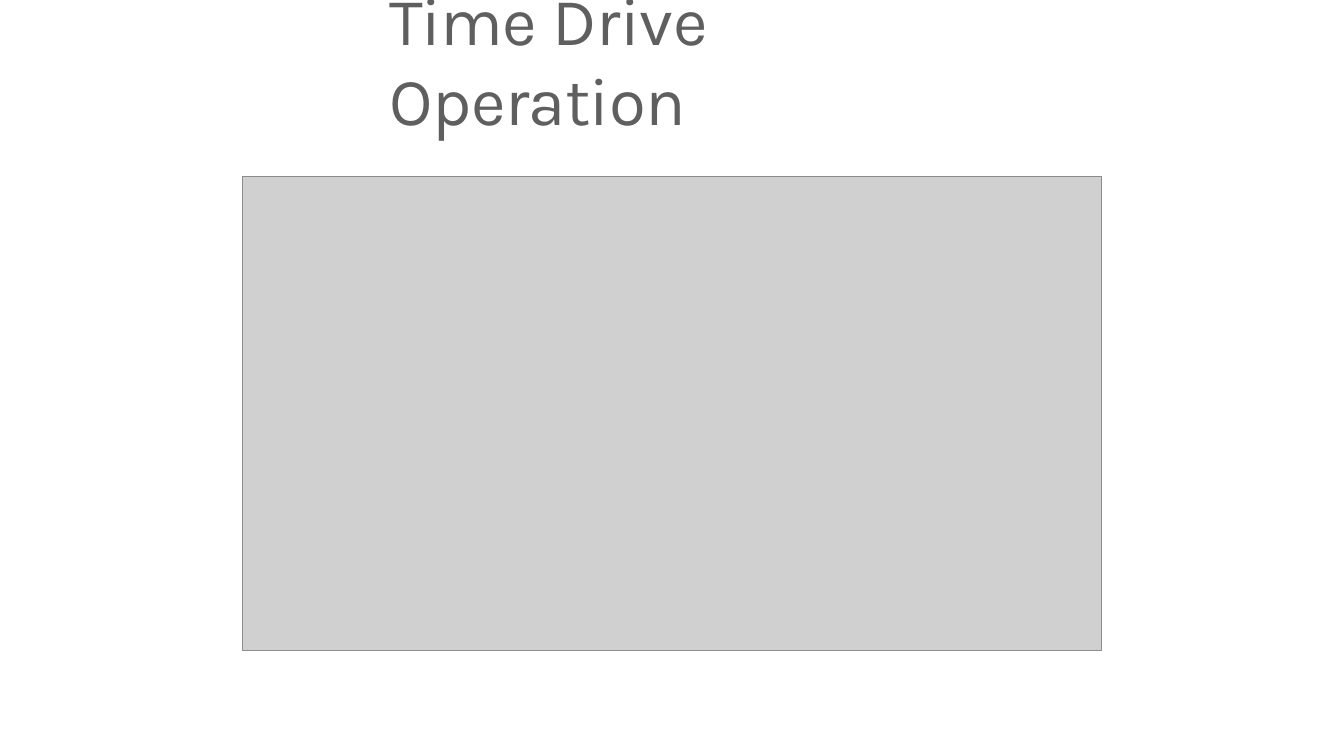
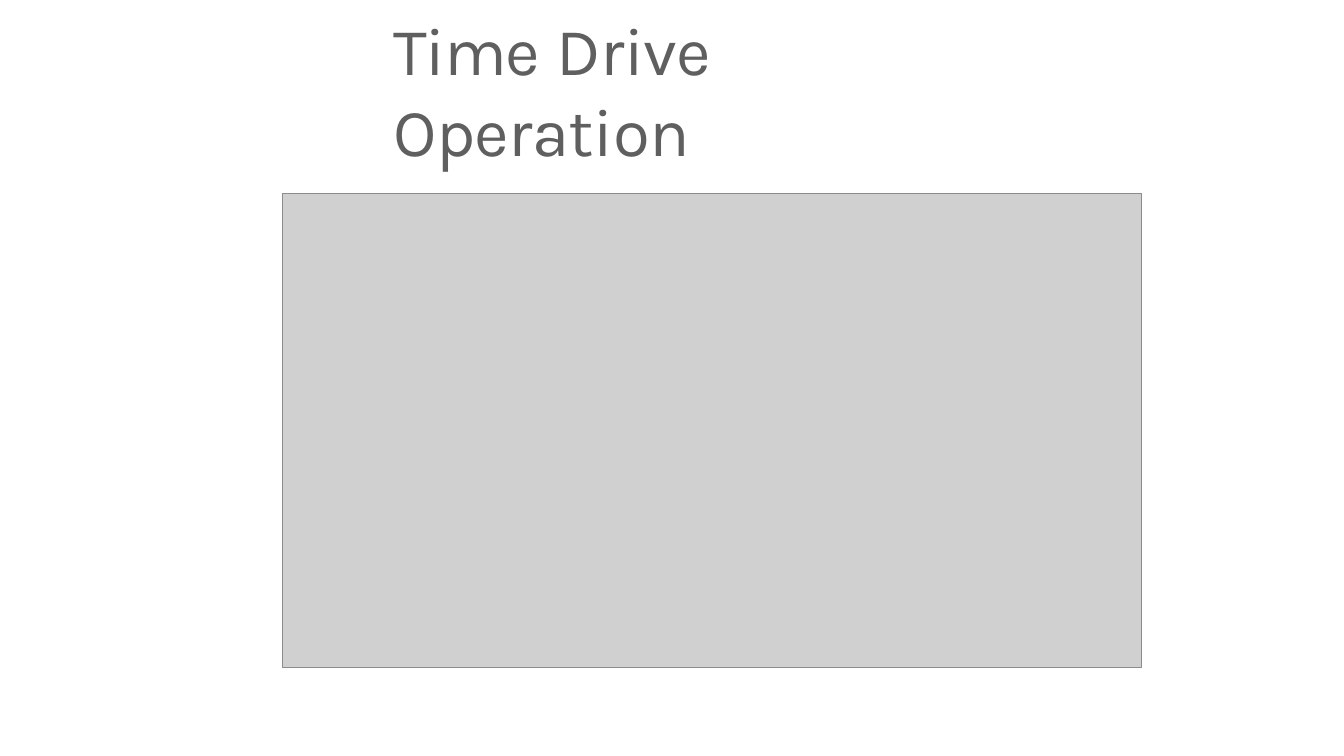
Before and after one commit to SiwaNetwork/QUANTUM, a slide deck: slide 8 of Time-Card/ДОКУМЕНТЫ/МАТЕРИАЛ СТАТЬИ/End User Synchronization.pptx. Drawn at 1344x756 pixels with LibreOffice and Linux fonts; fonts in the diff are those of the drawing; grey boxes stand for pictures. Boxes give left, top, right and bottom in pixels: in the first picture for what was removed or moved away, otherwise in the second. Text is boxed around its words. In the diff, an @@ line names an element or a change of style, - is before the commit and + after.

```diff
--- a/Time-Card/ДОКУМЕНТЫ/МАТЕРИАЛ СТАТЬИ/End User Synchronization.pptx
+++ b/Time-Card/ДОКУМЕНТЫ/МАТЕРИАЛ СТАТЬИ/End User Synchronization.pptx
@@ title "Time Drive Operation": place and size @@
-title "Time Drive Operation" at box(390, 0, 708, 141)
+title "Time Drive Operation" at box(393, 29, 711, 172)
@@ picture: place and size @@
-picture at box(242, 176, 1101, 650)
+picture at box(282, 194, 1141, 667)
```
Also in this commit, not shown: 7 other slides changed, 1 slide removed, 5 other files.
